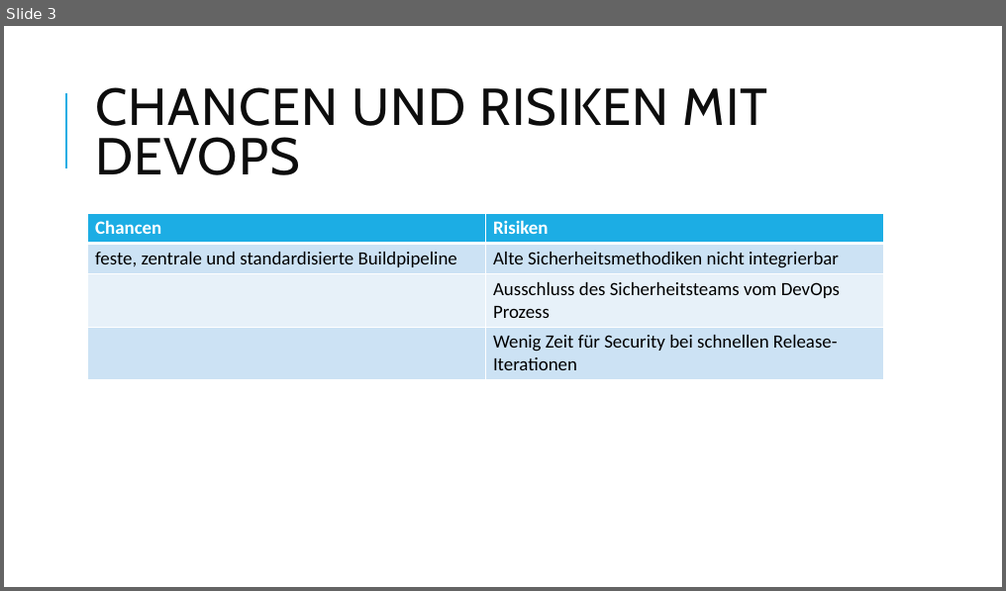
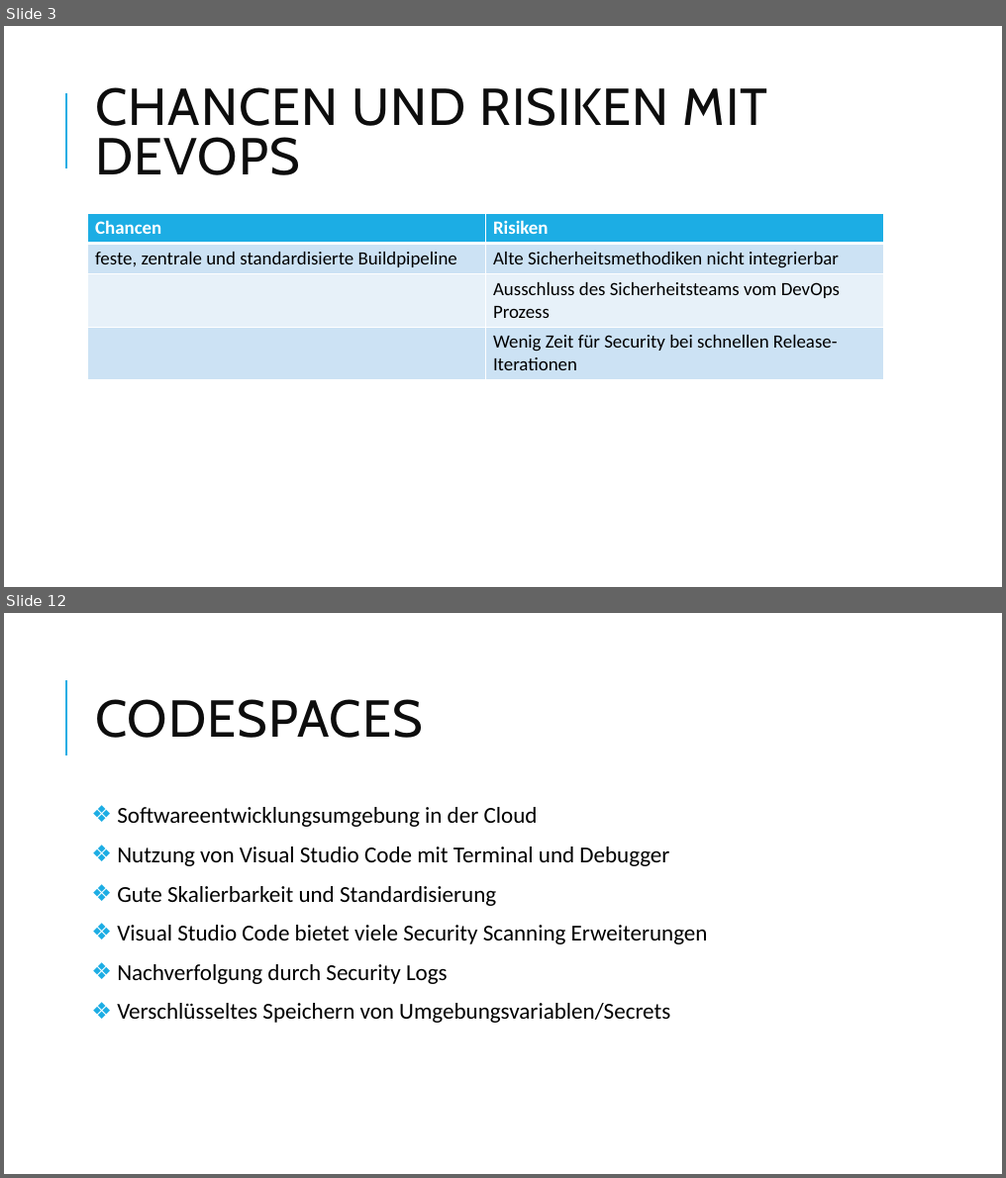
Before and after one commit to FlowBYRN/DevSecOps, a slide deck: DevSecOps-Präsentation.pptx. Shown one above the other, each under a label of ours: slide 3 before the commit, slides 3 and 12 after it; the slides between them are not shown. The pictures are 1006x591 and 1006x1178 pixels, drawn with LibreOffice and Linux fonts; fonts in the diff are those of the drawing. Boxes give left, top, right and bottom in pixels: in the first picture for what was removed or moved away, otherwise in the second. Text is boxed around its words. In the diff, an @@ line names an element or a change of style, - is before the commit and + after.

```diff
--- a/DevSecOps-Präsentation.pptx
+++ b/DevSecOps-Präsentation.pptx
@@ slide 12 added at [4, 613, 1002, 1174], background #FFFFFF; not listed: 1 template element that a slide beside it also shows @@
@@ title added at [95, 699, 423, 738], 50 pt, text #0D0D0D @@
+CODESPACES
@@ text added at [117, 807, 708, 1023], 22 pt, text #000000 @@
+❖ Softwareentwicklungsumgebung in der Cloud
+❖ Nutzung von Visual Studio Code mit Terminal und Debugger
+❖ Gute Skalierbarkeit und Standardisierung
+❖ Visual Studio Code bietet viele Security Scanning Erweiterungen
+❖ Nachverfolgung durch Security Logs
+❖ Verschlüsseltes Speichern von Umgebungsvariablen/Secrets
```
Also in this commit, not shown: 9 slides changed, 7 other slides added, 7 slides removed, 10 other files.
